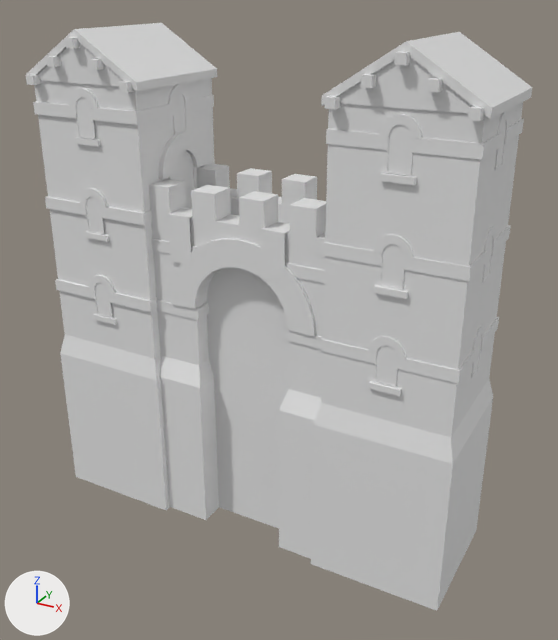
The COLLADA model art/meshes/structural/thracians/wall_gate.dae, before and after one commit.
Rendered twice from a camera (50 mm lens) standing at (21.6, -35.9, 22.8) and looking at (0.8, 1.9, 3.9). Arrows for +X, +Y and +Z are at lower left; the lights stay in place. The older version comes first. Where no turn or scale is listed for an object, it has been applied to the vertices. Vertices at exactly the same position are counted once.

The older version as bpy lines, for what is in view:
```python
me_cubo_165 = bpy.data.meshes.new('Cubo.165')
me_cubo_165.from_pydata(...)  # 2816 vertices, 4218 faces; spans x -13.7..13.2, y -2.4..6.3, z -10.0..20.4
me_cubo_165.materials.append(mat_texturas_tracias)  # its picture is missing
# before: 2804 (5.2, 5.9, -10.0), 2805 (13.2, 5.9, -10.0) at pixel (476, 530), 2806 (5.2, -2.1, -10.0) at pixel (310, 563), 2807 (13.2, -2.1, -10.0) at pixel (437, 610), 2808 (-5.7, -2.1, -10.0) at pixel (166, 510)
# before: 2809 (-13.7, -2.1, -10.0) at pixel (75, 476), 2810 (-5.7, 5.9, -10.0), 2811 (-13.7, 5.9, -10.0)
ob_wall_gate = bpy.data.objects.new('wall_gate', me_cubo_165)
ob_wall_gate.location = (0.0, 0.0, 0.0)
```
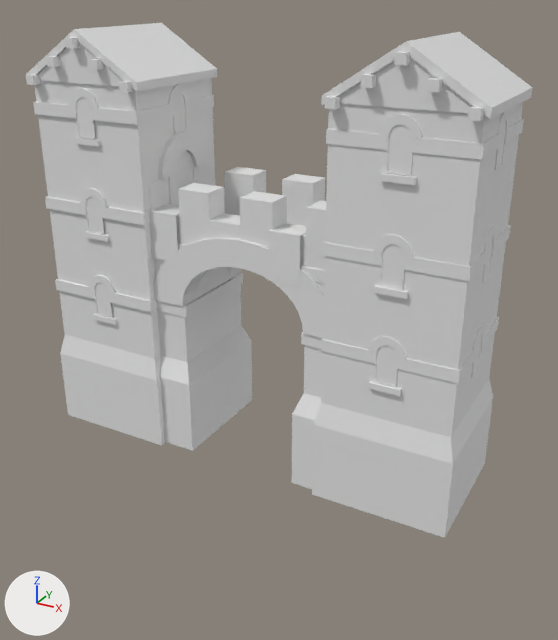
The newer file is also rescaled (x1.2), turned or shifted as a whole; pictures and numbers use the older file's frame.

Edits to the bpy script that builds the scene:
```text
Change me_cubo_165:
    used by ob_wall_gate; location = (0.0, 0.0, 0.0)
    verts and faces of me_cubo_165; kept vertices keep their numbers, new ones are numbered from 2816
    remove me_cubo_165.from_pydata(...)  # 2816 vertices, 4218 faces; spans x -13.7..13.2, y -2.4..6.3, z -10.0..20.4
    add me_cubo_165.from_pydata(...)  # 2799 vertices, 4184 faces; spans x -13.7..13.2, y -2.4..6.3, z -4.8..20.4
    me_cubo_165 part 1: the loose piece of 8 vertices spanning x -6.5..-2.9, y -1.3..5.2, z 4.3..5.0 is scaled about the mesh origin by (1.3, 1, 1)
    me_cubo_165 part 2: the loose piece of 68 vertices spanning x -4.7..4.8, y -1.4..0.1, z 5.0..9.8 is scaled about its middle by (1.3, 1, 1)
    me_cubo_165 part 3: the loose piece of 68 vertices spanning x -4.7..4.8, y 3.8..5.4, z 5.0..9.8 is scaled about its middle by (1.3, 1, 1)
    me_cubo_165 part 4: the loose piece of 8 vertices spanning x 3.0..6.6, y -1.3..5.2, z 4.3..5.0 is scaled about the mesh origin by (1.3, 1, 1)
    me_cubo_165 part 5: the loose piece of 6 vertices spanning x 1.5..2.9, y -1.4..0.1, z 7.8..10.6 is scaled about the mesh origin by (1.3, 1, 1)
    me_cubo_165 part 6: the loose piece of 6 vertices spanning x -4.6..-3.1, y -1.4..0.1, z 7.8..10.6 is scaled about the mesh origin by (1.3, 1, 1)
    me_cubo_165 part 7: the loose piece of 128 vertices spanning x -6.2..6.2, y -1.8..5.7, z -9.9..12.1 is rebuilt with 128 vertices and now spans x -8.0..8.1, y -1.8..5.7, z -4.7..12.1
    me_cubo_165 part 8: the loose piece of 12 vertices spanning x -4.7..4.7, y -0.2..0.2, z -9.9..8.1 is deleted
    me_cubo_165 part 9
    2 vertices are removed from x -6.2..6.3, y -1.3, z 8.2
    4 faces are deleted
    9 vertices are added at x -8.0..8.2, y -1.3..5.2, z 8.2..8.9
    10 new faces join them
    me_cubo_165 part 10
    add for i in [*range(2804, 2812)]: verts[i] += (0.0, 0.0, 5.2)
    other edits to the shape of me_cubo_165 do not show in these pictures
```

What differs and where, as boxes (x1, y1, x2, y2) in the pictures (558 x 640 px; the box of a moved part takes in the faces that stretch with it):
'wall_gate', reshaped (12% shorter)
    before: (26, 23, 532, 611)
    after: (26, 23, 532, 538)
part 1 of me_cubo_165, moved or reshaped
    before: (156, 300, 209, 320)
    after: (156, 273, 243, 317)
part 2 of me_cubo_165, moved or reshaped
    before: (172, 238, 316, 336)
    after: (154, 238, 324, 338)
part 3 of me_cubo_165, moved or reshaped (not visible before)
    after: (230, 267, 242, 278)
part 4 of me_cubo_165, moved or reshaped
    before: (286, 329, 323, 349)
    after: (301, 332, 322, 349)
part 5 of me_cubo_165, moved or reshaped
    before: (260, 223, 290, 284)
    after: (268, 224, 306, 287)
part 6 of me_cubo_165, moved or reshaped
    before: (168, 208, 192, 265)
    after: (149, 205, 179, 263)
part 7 of me_cubo_165, rebuilt
    before: (149, 163, 326, 559)
    after: (149, 163, 326, 489)
part 8 of me_cubo_165, deleted
    before: (206, 267, 289, 528)
part 9 of me_cubo_165, built on (mostly hidden)
    before: (152, 239, 325, 283)
    after: (178, 243, 325, 283)
part 10 of me_cubo_165, moved or reshaped
    before: (60, 353, 493, 611)
    after: (60, 353, 493, 538)
